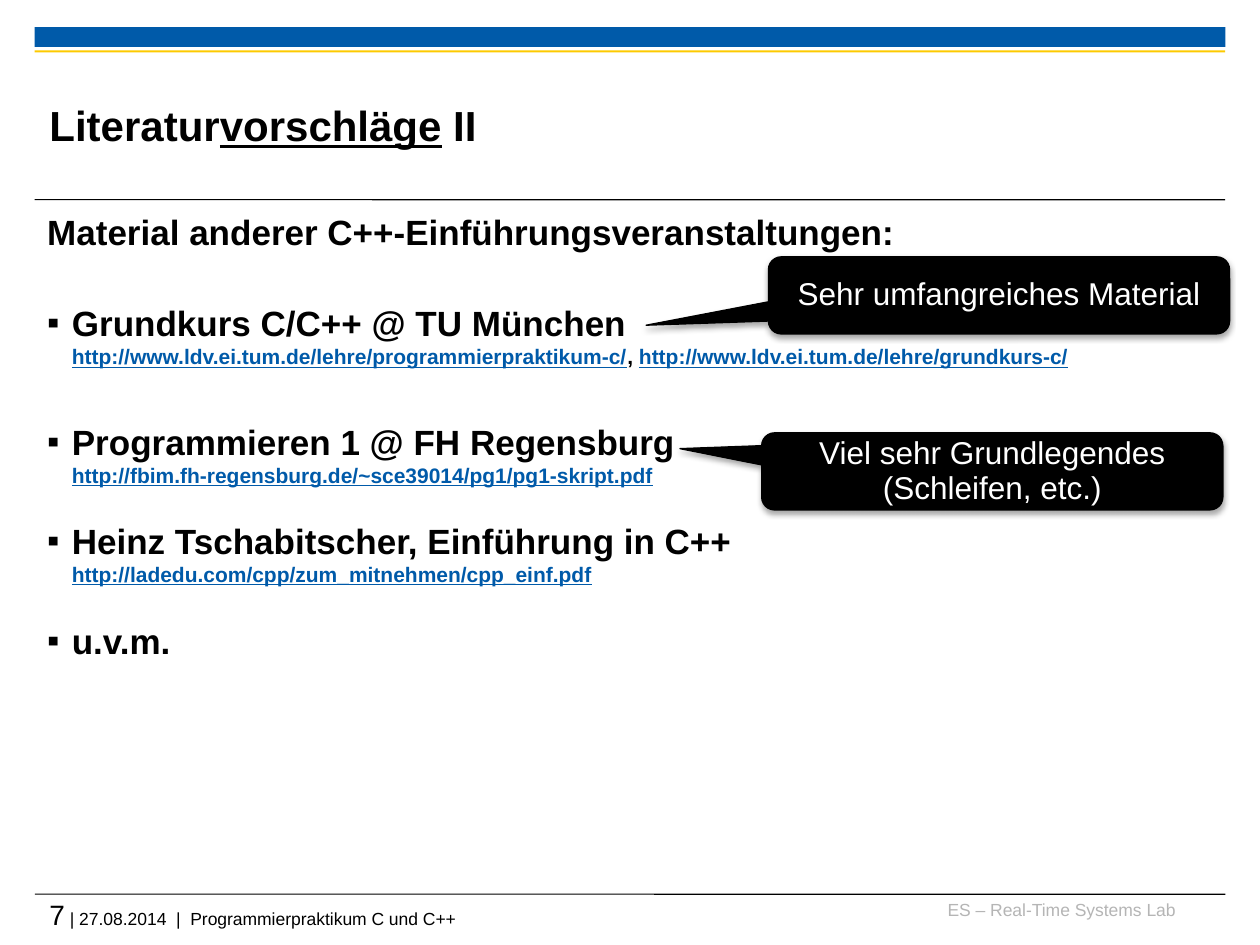
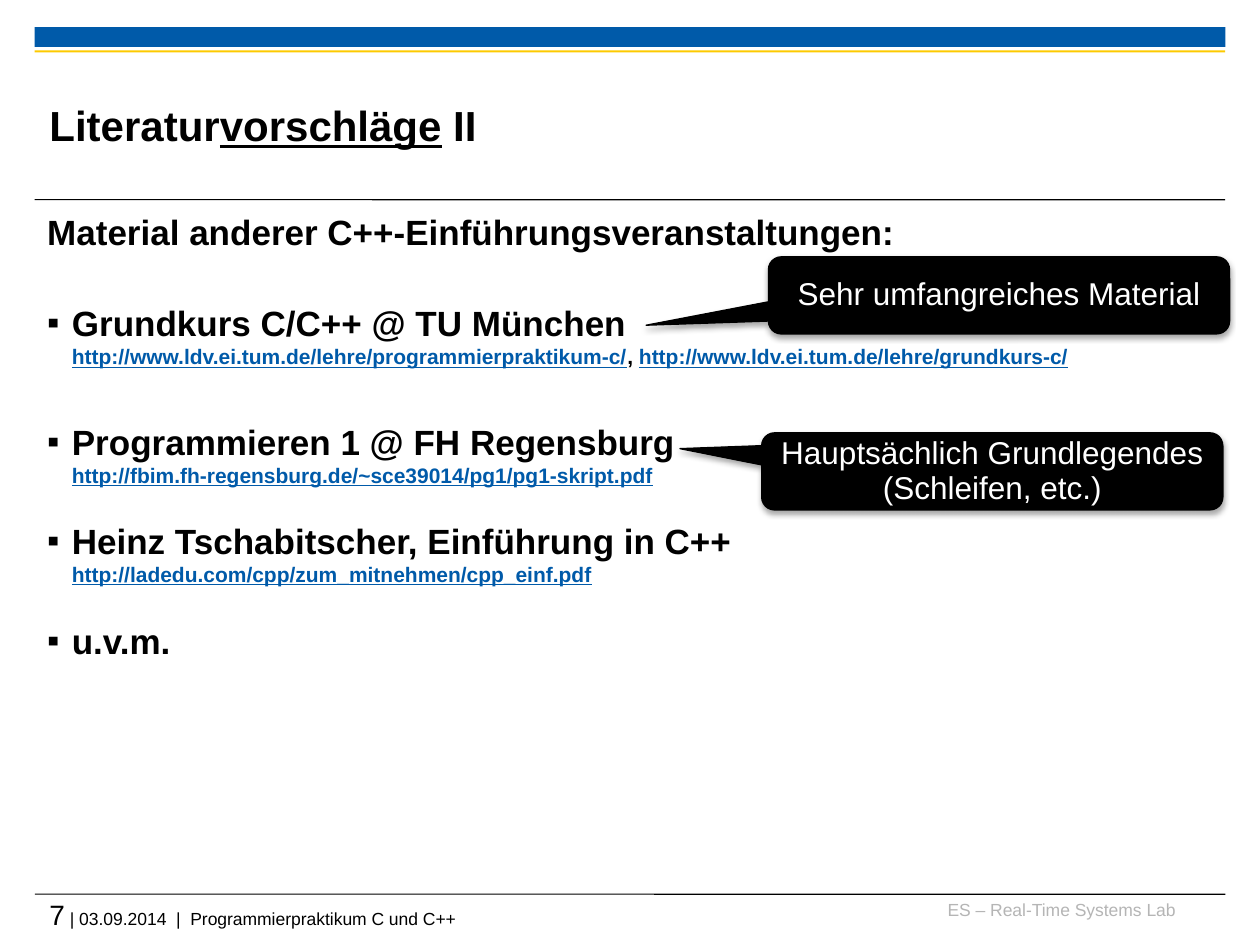
Before and after one commit to h82k/tud-cppp, a slide deck: slide 7 of Vorlesung/0 Organisatorisches.pptx. Drawn at 1260x945 pixels with LibreOffice and Linux fonts; fonts in the diff are those of the drawing; background and template pictures are left out. Boxes give left, top, right and bottom in pixels: in the first picture for what was removed or moved away, otherwise in the second. Text is boxed around its words. In the diff, an @@ line names an element or a change of style, - is before the commit and + after.

```diff
--- a/Vorlesung/0 Organisatorisches.pptx
+++ b/Vorlesung/0 Organisatorisches.pptx
@@ text in rounded speech box at (x1=781, y1=441, x2=1203, y2=505): text changed @@
-Viel sehr Grundlegendes (Schleifen, etc.)
+Hauptsächlich Grundlegendes (Schleifen, etc.)
@@ text at (x1=49, y1=905, x2=456, y2=929): text changed @@
-7 | 27.08.2014 | Programmierpraktikum C und C++
+7 | 03.09.2014 | Programmierpraktikum C und C++
```
Also in this commit, not shown: 5 other slides changed, 1 slide added, 1 slide removed, 2 other files.
